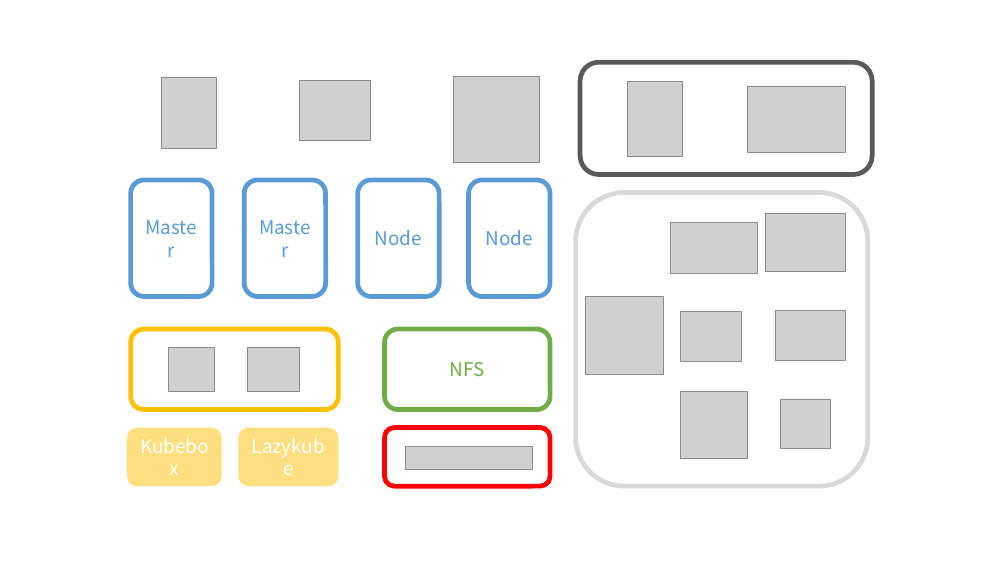
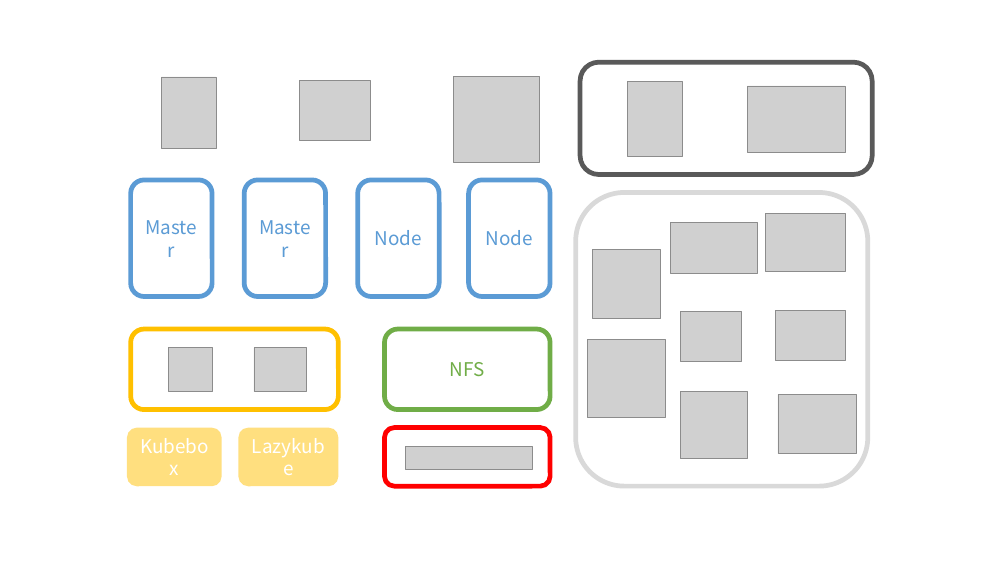
Before and after one commit to SJTUSpeakTeam/projectDoc, a slide deck: slide 1 of 组会/第二次答辩材料/后端架构展示图.pptx. Drawn at 1008x567 pixels with LibreOffice and Linux fonts; fonts in the diff are those of the drawing; grey boxes stand for pictures. Boxes give left, top, right and bottom in pixels: in the first picture for what was removed or moved away, otherwise in the second. Text is boxed around its words. In the diff, an @@ line names an element or a change of style, - is before the commit and + after.

```diff
--- a/组会/第二次答辩材料/后端架构展示图.pptx
+++ b/组会/第二次答辩材料/后端架构展示图.pptx
@@ picture added at (592, 250, 661, 319) @@
@@ picture: place and size @@
-picture at (247, 348, 299, 392)
+picture at (254, 348, 306, 392)
@@ picture: place and size @@
-picture at (585, 296, 663, 374)
+picture at (588, 340, 665, 417)
@@ picture: place and size @@
-picture at (780, 399, 830, 449)
+picture at (778, 395, 857, 454)
```
Also in this commit, not shown: 22 other files.
